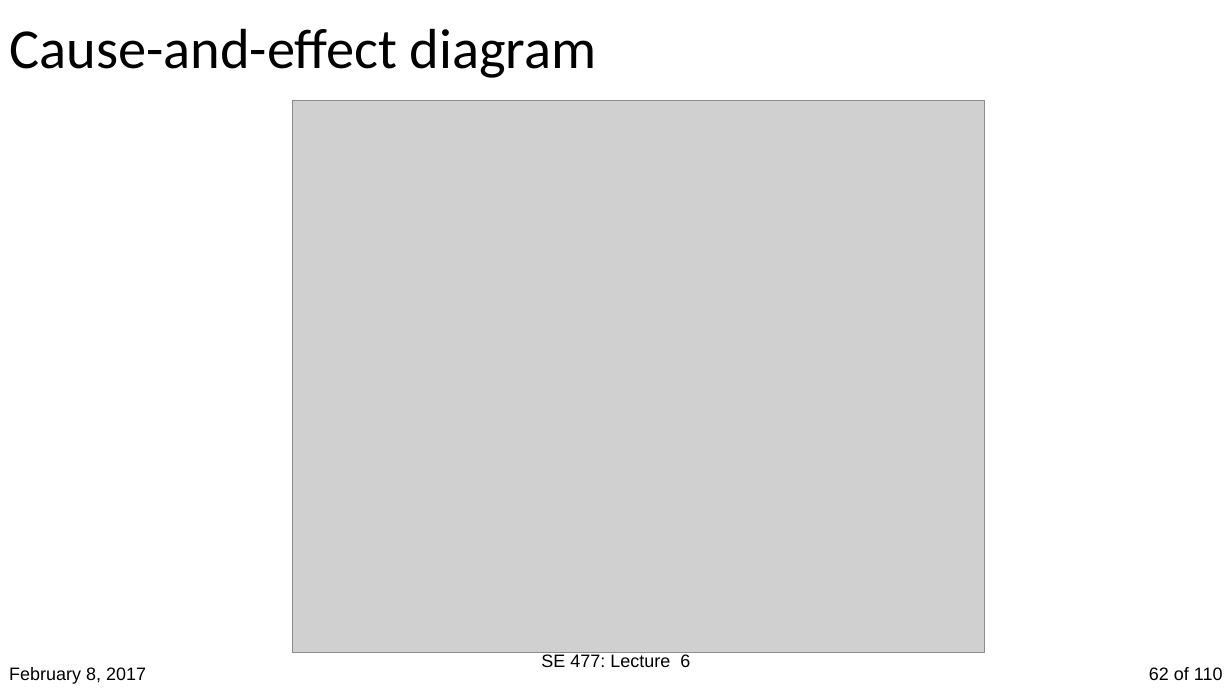
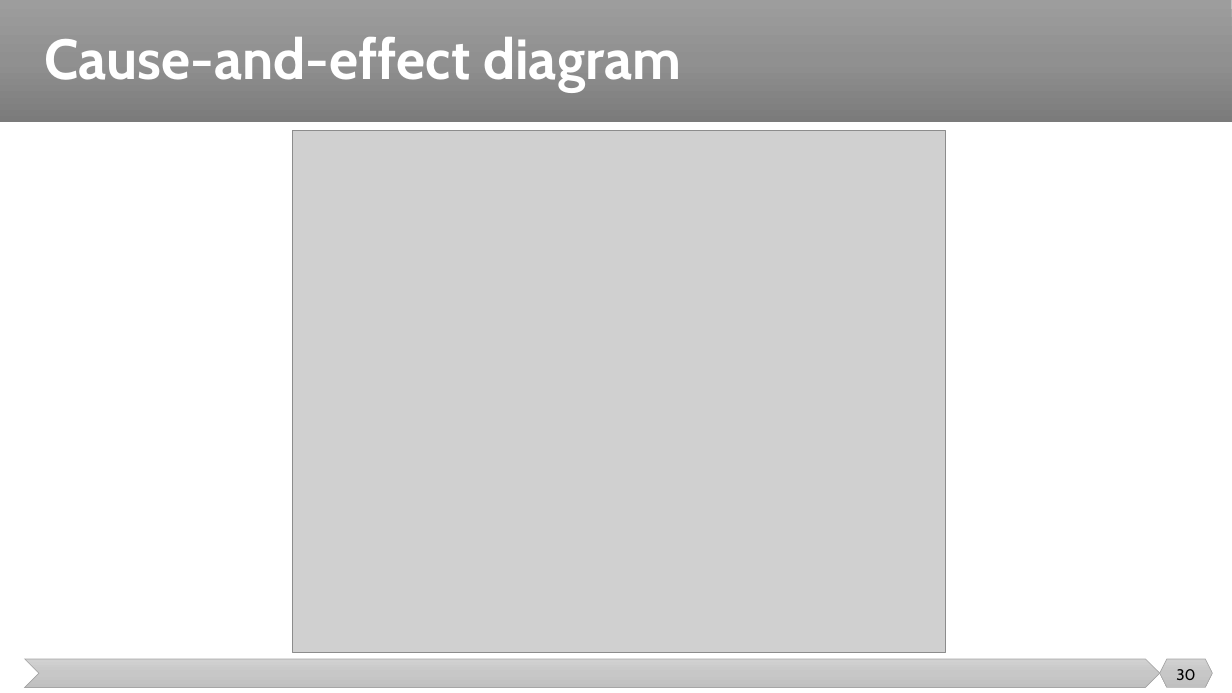
Before and after one commit to malenezi/malenezi, a slide deck: slide 30 of SE423/Lectures/5-Risk Management/Risk Management.pptx (slide 62 before the commit). Drawn at 1232x693 pixels with LibreOffice and Linux fonts; fonts in the diff are those of the drawing; grey boxes stand for pictures. Boxes give left, top, right and bottom in pixels: in the first picture for what was removed or moved away, otherwise in the second. Text is boxed around its words. In the diff, an @@ line names an element or a change of style, - is before the commit and + after.

```diff
--- a/SE423/Lectures/5-Risk Management/Risk Management.pptx
+++ b/SE423/Lectures/5-Risk Management/Risk Management.pptx
@@ rectangle added at (0, 0, 1232, 122), fill gradient #9D9D9D to #909090 to #7C7C7C @@
@@ title "Cause-and-effect diagram": place and size @@
-title "Cause-and-effect diagram" at (9, 28, 597, 78)
+title "Cause-and-effect diagram" at (44, 37, 681, 92)
@@ title "Cause-and-effect diagram" at (44, 37, 681, 92): font Calibri to Cabin, text colour #000000 to #FFFFFF, bold on @@
@@ picture: place and size @@
-picture at (293, 100, 985, 653)
+picture at (293, 130, 946, 652)
@@ chevron added at (25, 659, 1160, 688), fill gradient #D2D2D2 to #C8C8C8 to #C0C0C0, outline #A5A5A5 0.5 pt @@
@@ text removed at (541, 654, 690, 667) @@
-SE 477: Lecture 6
@@ hexagon added at (1160, 659, 1213, 688), fill gradient #D2D2D2 to #C8C8C8 to #C0C0C0, outline #A5A5A5 0.5 pt @@
@@ text removed at (9, 667, 146, 684) @@
-February 8, 2017
@@ page number removed at (1149, 667, 1223, 680) @@
-62 of 110
@@ page number added at (1176, 669, 1195, 680), 12 pt, text #000000 @@
+30
```
Also in this commit, not shown: 85 other slides changed, 1 slide added, 13 slides removed, 12 other files.
